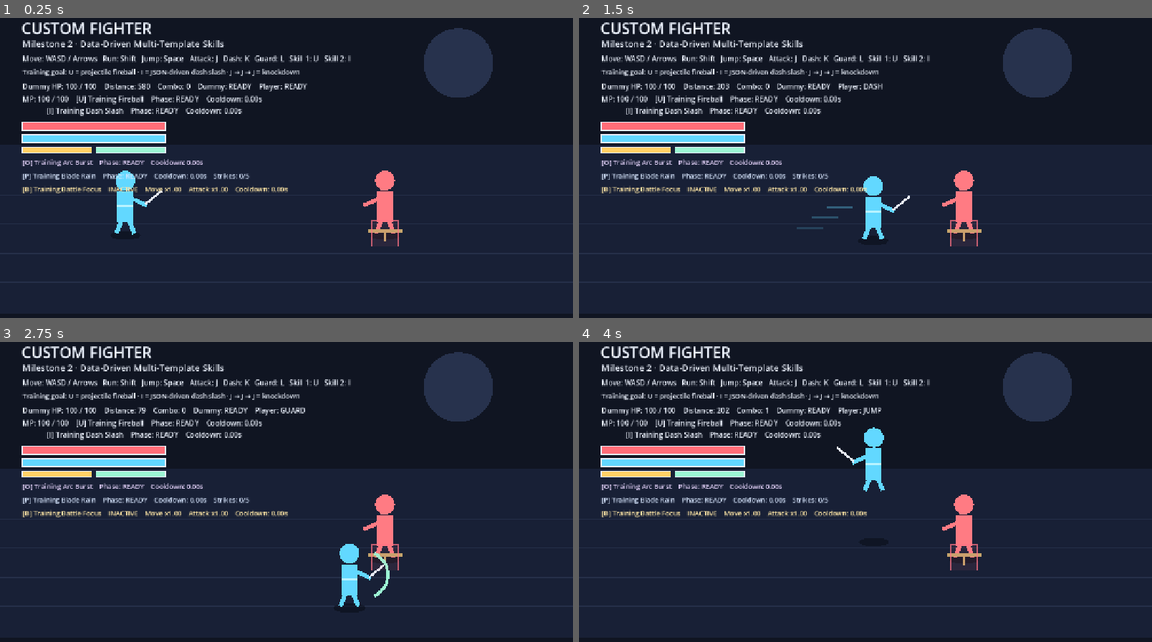
Above: before the commit, frames 1-4 (two rows, left to right).
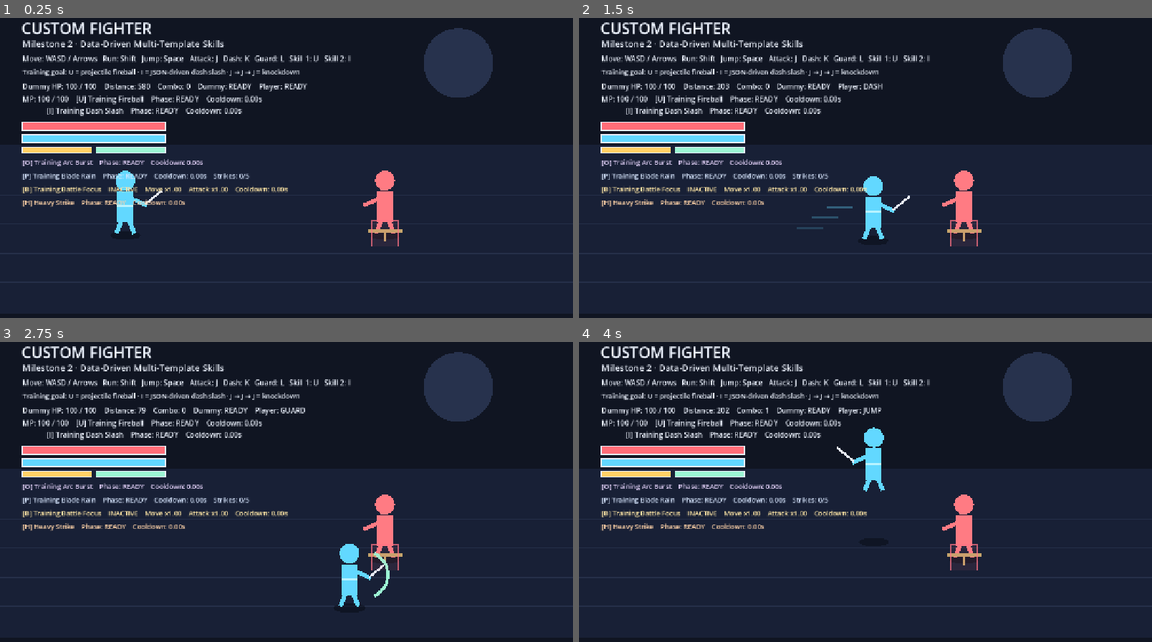
Above: after the commit, the same moments.

Repository: ws951125/custom-fighter
Game: Godot game, scene res://game/runtime/main.tscn
The game is run twice, just before and just after one commit, with the same random seed, the same clock (stepped at 60 frames per second) and the same inputs.
Inputs:
- Up to frame 1 (0.25 s): no input
- Up to frame 2 (1.5 s): tap Enter at 0.5 s; hold D (move_right) 0.53-1.28 s; hold J (attack) 0.53-1.28 s; tap Space (jump) at 0.77 s; hold S (move_down) from 1.28 s (still down); tap K (dash) at 1.35 s
- Up to frame 3 (2.75 s): tap Space (jump) at 1.52 s; release S (move_down) at 2.03 s; hold D (move_right) from 2.03 s (still down); hold L (guard) from 2.03 s (still down)
- Up to frame 4 (4 s): release D (move_right) at 2.78 s; release L (guard) at 2.78 s; hold W (move_up) 2.78-3.53 s; tap Shift (run) at 2.85 s; tap Space (jump) at 3.02, 3.77 s; hold A (move_left) from 3.53 s (still down); hold J (attack) from 3.53 s (still down)

The runs differ from the first frame. In frame 1, 0.3% of the frame differs, in the area x 3-33%, y 60-64%; in frame 2, 0.3%; in frame 3, 0.3%; in frame 4, 0.3%.
Error before the commit: Parse Error: Cannot infer the type of "errors" variable because the value doesn't have a set type. (res://game/runtime/coordinated_melee_skill_controller.gd:9)

Commit message:
Fix Godot type inference for melee loadout resolution

Diff:
--- a/game/runtime/coordinated_melee_skill_controller.gd
+++ b/game/runtime/coordinated_melee_skill_controller.gd
@@ -6,7 +6,7 @@
 	if host == null or not host.has_method("load_character_skill_for_slot"):
 		push_error("Failed to load melee skill: character loadout resolver unavailable")
 		return
-	var errors := host.load_character_skill_for_slot("skill_6", "melee", skill)
+	var errors: PackedStringArray = host.load_character_skill_for_slot("skill_6", "melee", skill)
 	if not errors.is_empty():
 		push_error("Failed to load melee skill from character slot: %s" % " | ".join(errors))
 		return
